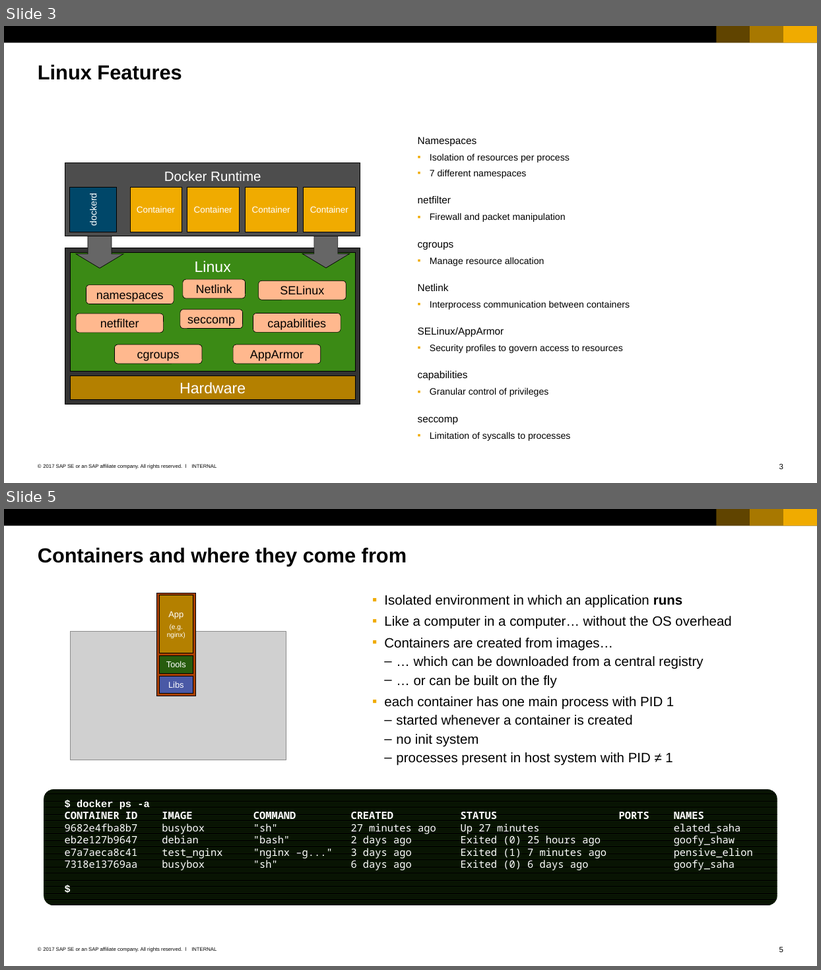
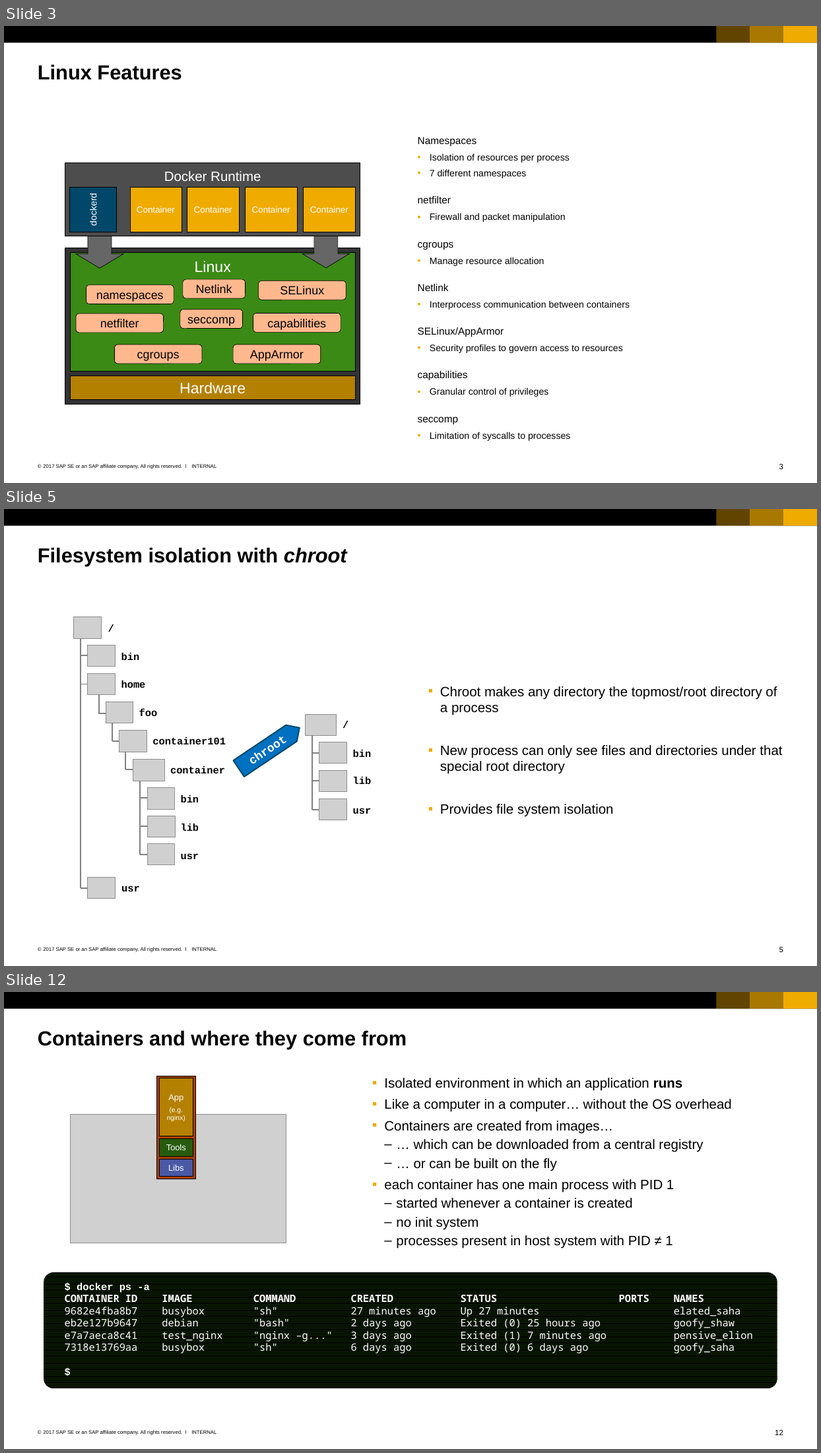
Before and after one commit to cuijiyao01/docker-k8s-training, a slide deck: docker/02_Members_of_docker_universe.pptx. Shown one above the other, each under a label of ours: slides 3 and 5 before the commit, slides 3, 5 and 12 after it; the slides between them are not shown. The pictures are 821x970 and 821x1453 pixels, drawn with LibreOffice and Linux fonts; fonts in the diff are those of the drawing; grey boxes stand for pictures. Boxes give left, top, right and bottom in pixels: in the first picture for what was removed or moved away, otherwise in the second. Text is boxed around its words. In the diff, an @@ line names an element or a change of style, - is before the commit and + after.

Commit message:
Added additional slides to "Members of docker universe" to explain the Linux kernel technologies behind containers.

```diff
--- a/docker/02_Members_of_docker_universe.pptx
+++ b/docker/02_Members_of_docker_universe.pptx
@@ slide 5 added at [4,509,817,966], background #FFFFFF; not listed: 7 template elements that a slide beside it also shows @@
@@ title added at [38,547,347,566], 24 pt, text #000000, bold @@
+Filesystem isolation with chroot
@@ text added at [440,687,782,817], 16 pt, text #000000 @@
+  ▪ Chroot makes any directory the topmost/root directory of a process
+  ▪ New process can only see files and directories under that special root directory
+  ▪ Provides file system isolation
@@ group added at [73,617,372,898]: 18 lines, 14 pictures, 14 texts, 1 pentagon arrow @@
+/
+bin
+lib
+usr
+chroot
+/
+bin
+home
+foo
+container101
+container
+bin
+lib
+usr
+usr
@@ what was slide 5 is now slide 12 @@
@@ page number at [775,1430,783,1436]: text changed @@
-5
+12
```
Also in this commit, not shown: 2 slides changed, 7 other slides added, 2 slides removed, 1 other file.
